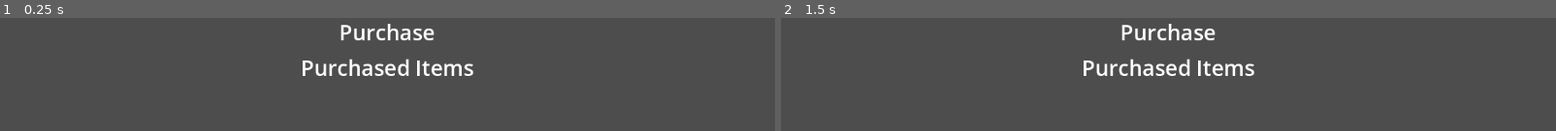
Above: before the commit, frames 1-2 (left to right).
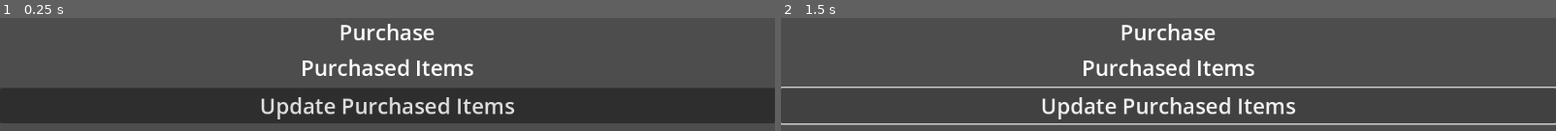
Above: after the commit, the same moments.

Repository: hrk4649/godot_ios_plugin_iap
Game: Godot game, scene res://main.tscn
Same seed, same stepped clock (60 frames per second), same inputs: the game is played once before the commit and once after it.
Inputs (mouse positions are in pixels of both pictures, inside the frame that each line leads up to):
- Up to frame 1 (0.25 s): no input
- Up to frame 2 (1.5 s): click (1168, 106) at 0.5 s, where only the run after the commit has a clickable "Update Purchased Items"; click (1168, 106) at 1.25 s, where only the run after the commit has a clickable "Update Purchased Items"

The runs differ from the first frame. In frame 1, 30% of the frame differs, in the area x 0-100%, y 62-94%; in frame 2, 5.4%.

Commit message:
add ButtonPurchasedItem

Diff:
--- a/iap-sample-project/main.gd
+++ b/iap-sample-project/main.gd
@@ -71,3 +71,8 @@
 		var label = ItemLabel.instantiate()
 		container_purchased_items.add_child(label)
 		label.text = product_id
+
+func _on_button_purchased_item_pressed() -> void:
+	if singleton:
+		#print(singleton.request("purchasedProducts", {}))
+		print(singleton.request("entitlements", {}))
--- a/iap-sample-project/main.tscn
+++ b/iap-sample-project/main.tscn
@@ -39,3 +39,10 @@
 
 [node name="PurchasedItems" type="VBoxContainer" parent="VBoxContainer"]
 layout_mode = 2
+
+[node name="ButtonPurchasedItem" type="Button" parent="VBoxContainer"]
+layout_mode = 2
+theme_override_font_sizes/font_size = 32
+text = "Update Purchased Items"
+
+[connection signal="pressed" from="VBoxContainer/ButtonPurchasedItem" to="." method="_on_button_purchased_item_pressed"]
